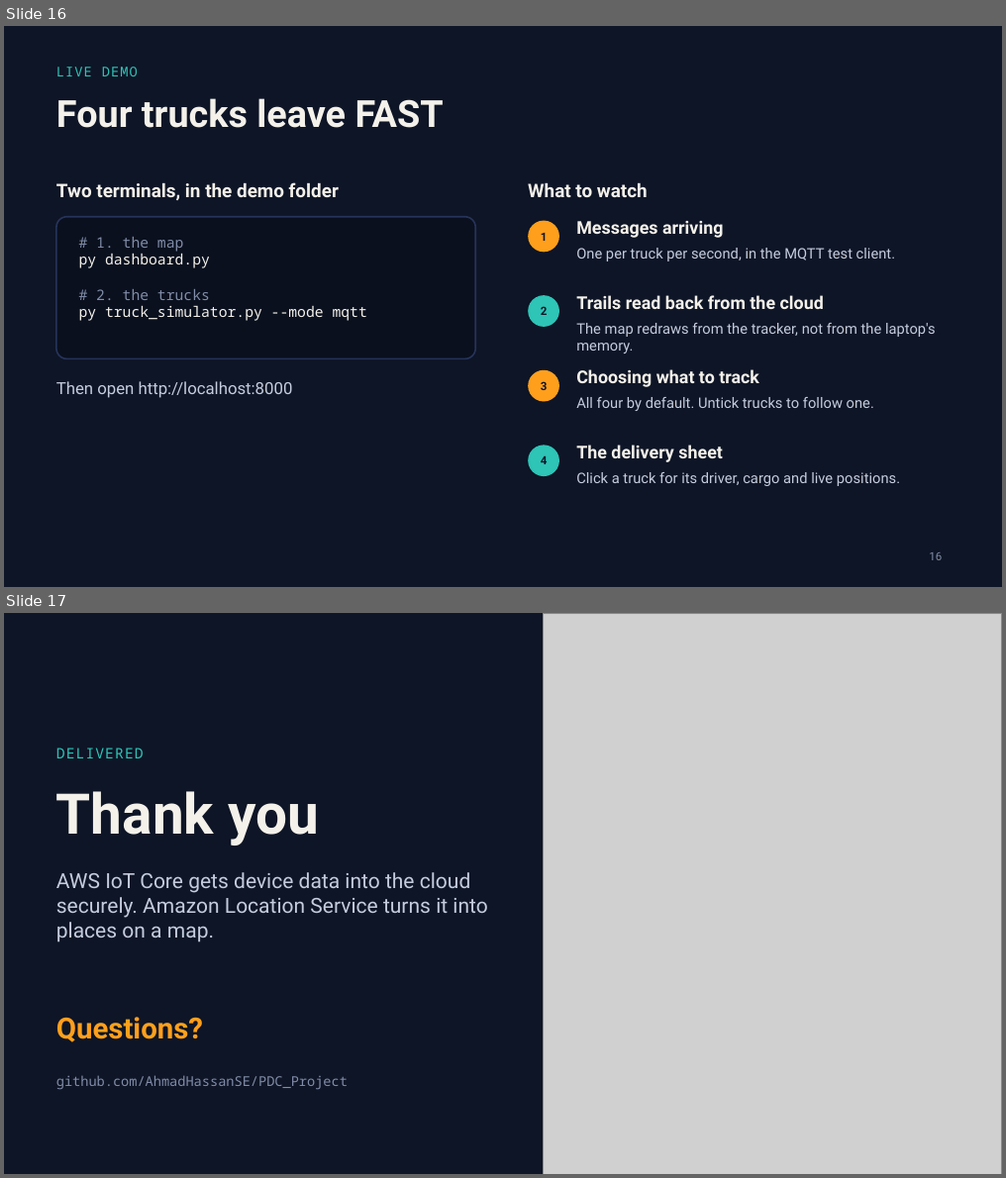
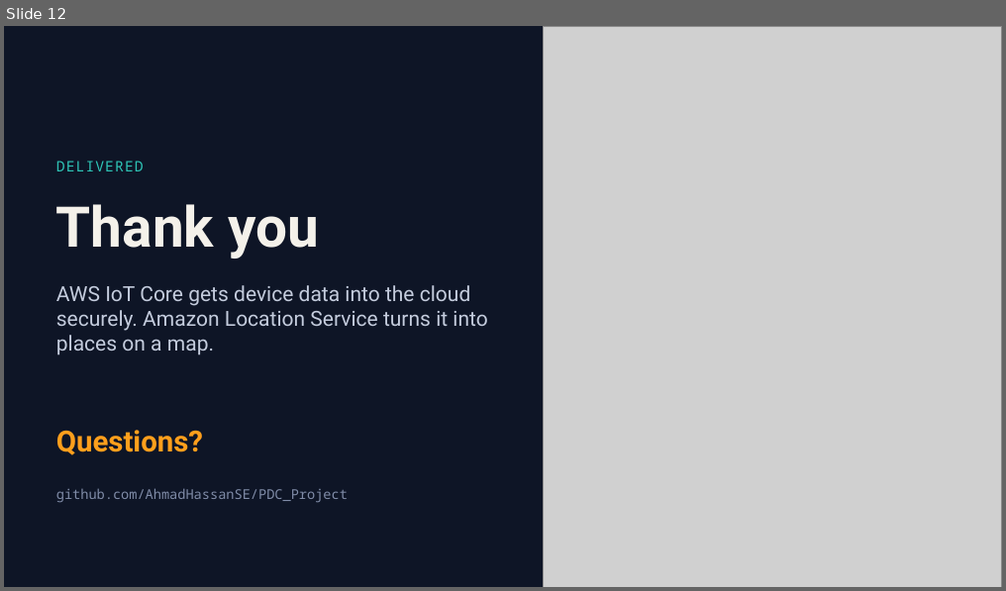
Before and after one commit to AhmadHassanSE/PDC_Project, a slide deck: Live Delivery Tracker - Fleet Presentation.pptx. Shown one above the other, each under a label of ours: slides 16 and 17 before the commit, slide 12 after it. The pictures are 1006x1178 and 1006x591 pixels, drawn with LibreOffice and Linux fonts; fonts in the diff are those of the drawing; grey boxes stand for pictures. Boxes give left, top, right and bottom in pixels: in the first picture for what was removed or moved away, otherwise in the second. Text is boxed around its words. In the diff, an @@ line names an element or a change of style, - is before the commit and + after.

```diff
--- a/Live Delivery Tracker - Fleet Presentation.pptx
+++ b/Live Delivery Tracker - Fleet Presentation.pptx
@@ slide 16 removed at (4, 26, 1002, 587), background #0E1526 @@
@@ text removed at (56, 67, 138, 76) @@
-LIVE DEMO
@@ title removed at (56, 98, 444, 128) @@
-Four trucks leave FAST
@@ text removed at (56, 182, 339, 200) @@
-Two terminals, in the demo folder
@@ text removed at (528, 183, 648, 197) @@
-What to watch
@@ rounded rectangle removed at (56, 217, 475, 360) @@
@@ ellipse removed at (528, 221, 559, 252) @@
-1
@@ text removed at (576, 221, 723, 238) @@
-Messages arriving
@@ text removed at (79, 237, 367, 321) @@
-# 1. the map
-py dashboard.py
-# 2. the trucks
-py truck_simulator.py --mode mqtt
@@ text removed at (576, 248, 895, 262) @@
-One per truck per second, in the MQTT test client.
@@ ellipse removed at (528, 295, 559, 327) @@
-2
@@ text removed at (576, 295, 824, 309) @@
-Trails read back from the cloud
@@ text removed at (576, 323, 936, 354) @@
-The map redraws from the tracker, not from the laptop's memory.
@@ text removed at (56, 381, 293, 398) @@
-Then open http://localhost:8000
@@ ellipse removed at (528, 371, 559, 402) @@
-3
@@ text removed at (576, 370, 759, 387) @@
-Choosing what to track
@@ text removed at (576, 397, 874, 411) @@
-All four by default. Untick trucks to follow one.
@@ ellipse removed at (528, 445, 559, 476) @@
-4
@@ text removed at (576, 445, 723, 463) @@
-The delivery sheet
@@ text removed at (576, 472, 900, 486) @@
-Click a truck for its driver, cargo and live positions.
@@ page number removed at (929, 553, 942, 561) @@
-16
@@ what was slide 17 is now slide 12 @@
```
Also in this commit, not shown: 4 slides changed, 4 other slides removed, 1 other file.
